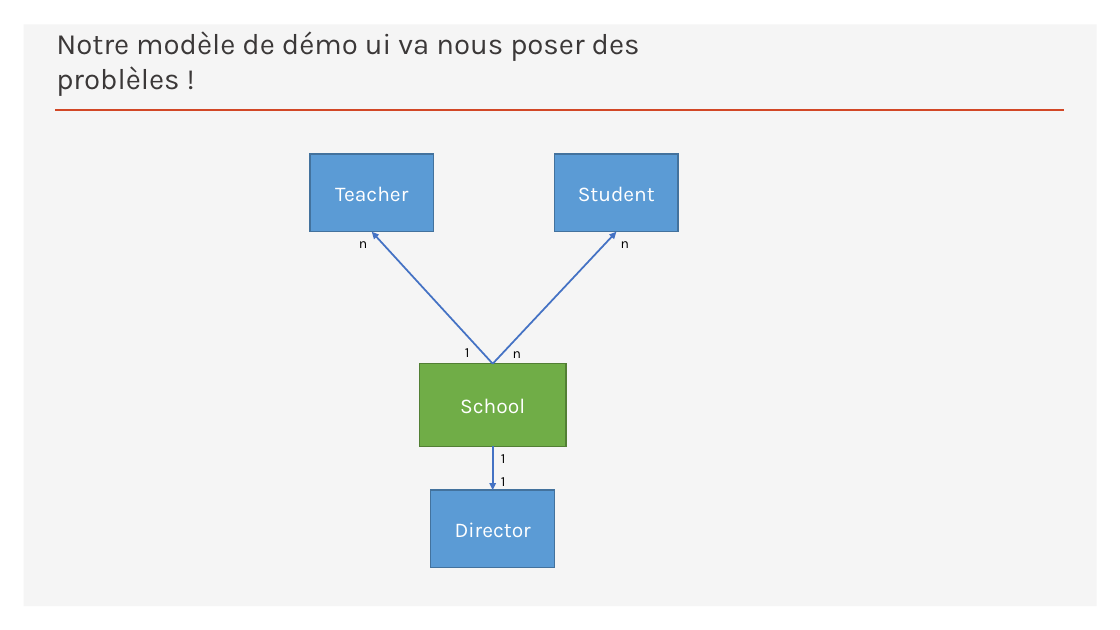
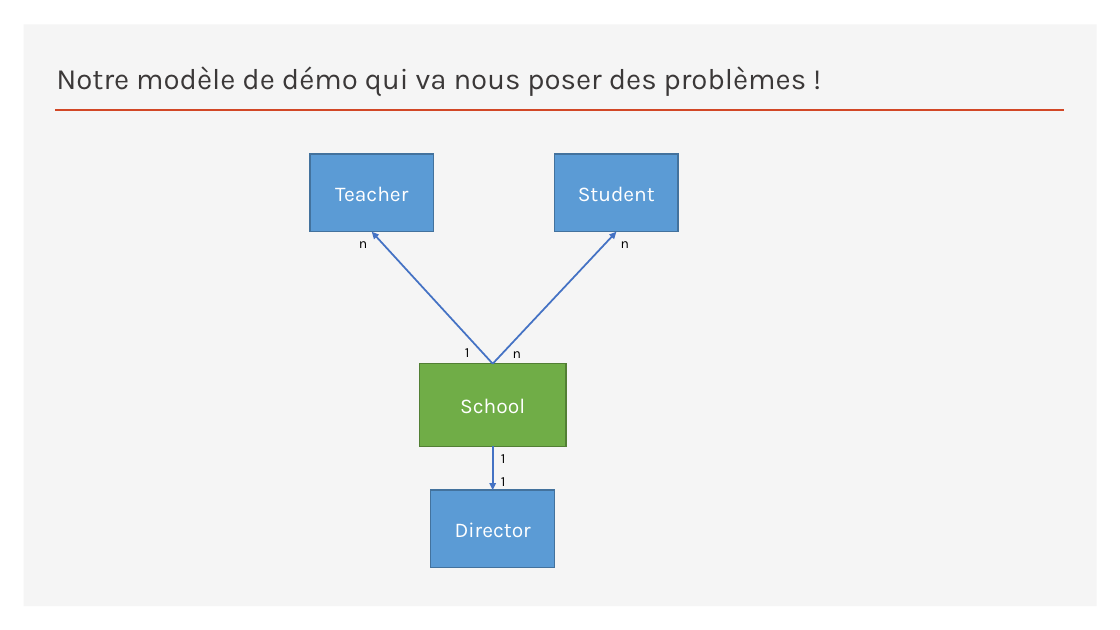
Before and after one commit to sebzuki/hibernate, a slide deck: slide 4 of JPA-HIBERNATE.pptx. Drawn at 1120x630 pixels with LibreOffice and Linux fonts; fonts in the diff are those of the drawing. Boxes give left, top, right and bottom in pixels: in the first picture for what was removed or moved away, otherwise in the second. Text is boxed around its words. In the diff, an @@ line names an element or a change of style, - is before the commit and + after.

```diff
--- a/JPA-HIBERNATE.pptx
+++ b/JPA-HIBERNATE.pptx
@@ title at box(56, 66, 807, 96): text changed @@
-Notre modèle de démo ui va nous poser des problèles !
+Notre modèle de démo qui va nous poser des problèmes !
```
Also in this commit, not shown: 3 other slides changed, 1 slide added.
